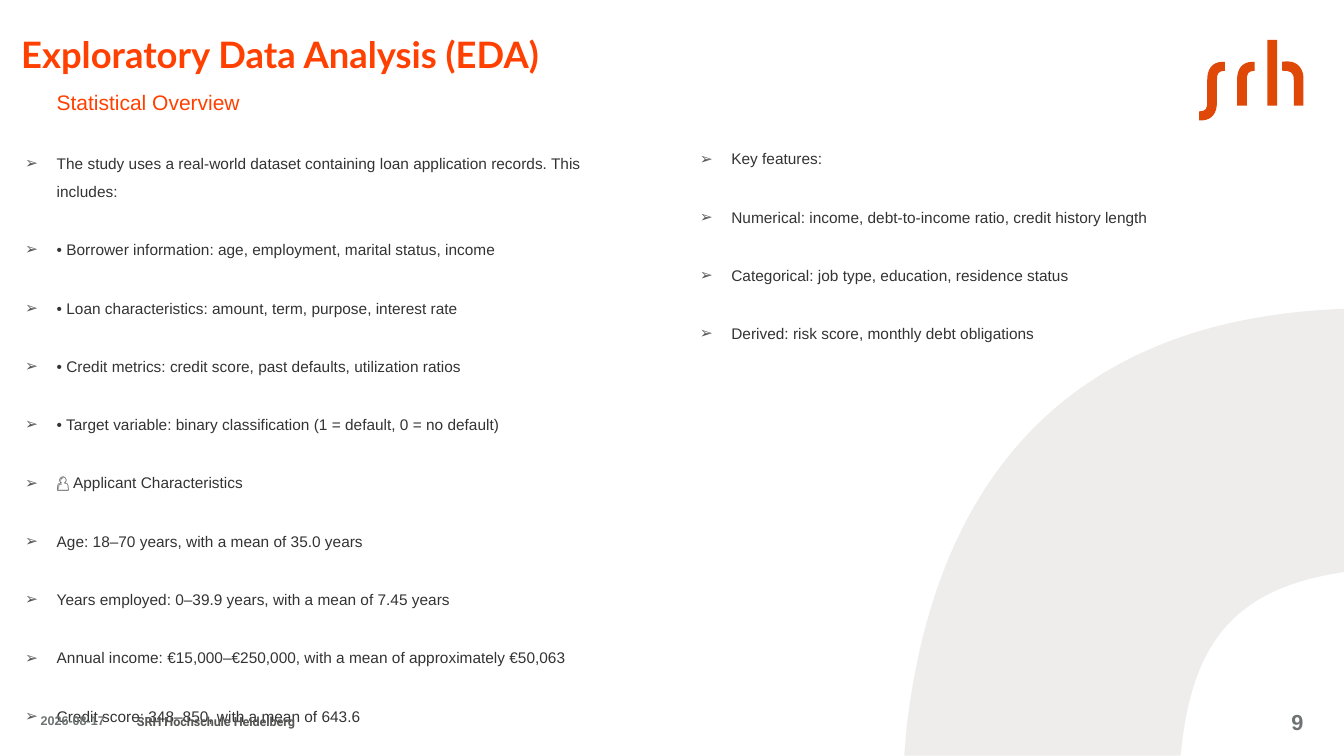
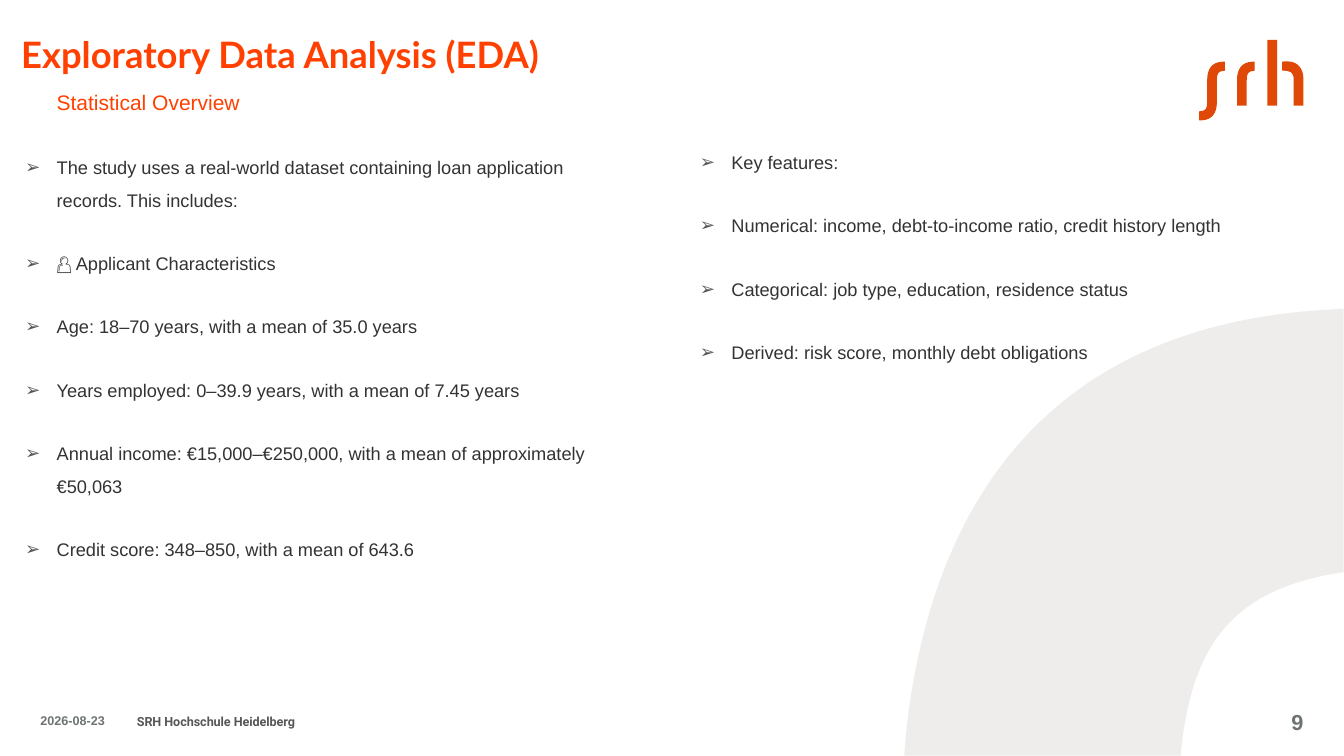
Before and after one commit to aminfeli/Thesis, a slide deck: slide 9 of 7-Presentation/presentation.pptx. Drawn at 1344x756 pixels with LibreOffice and Linux fonts; fonts in the diff are those of the drawing. Boxes give left, top, right and bottom in pixels: in the first picture for what was removed or moved away, otherwise in the second. Text is boxed around its words. In the diff, an @@ line names an element or a change of style, - is before the commit and + after.

```diff
--- a/7-Presentation/presentation.pptx
+++ b/7-Presentation/presentation.pptx
@@ text "Key features:" at (x1=731, y1=156, x2=1220, y2=363): size 11 to 13 pt @@
@@ text at (x1=57, y1=160, x2=585, y2=559): size 11 to 13 pt @@
@@ text at (x1=66, y1=244, x2=499, y2=433): paragraphs removed @@
-➢ • Borrower information: age, employment, marital status, income
-➢ • Loan characteristics: amount, term, purpose, interest rate
-➢ • Credit metrics: credit score, past defaults, utilization ratios
-➢ • Target variable: binary classification (1 = default, 0 = no default)
@@ freeform shape at (x1=904, y1=309, x2=1344, y2=755): outline redrawn @@
@@ text at (x1=40, y1=716, x2=104, y2=725): text changed @@
-2026-08-17
+2026-08-23
```
Also in this commit, not shown: 30 other slides changed, 2 slides added, 3 slides removed.
